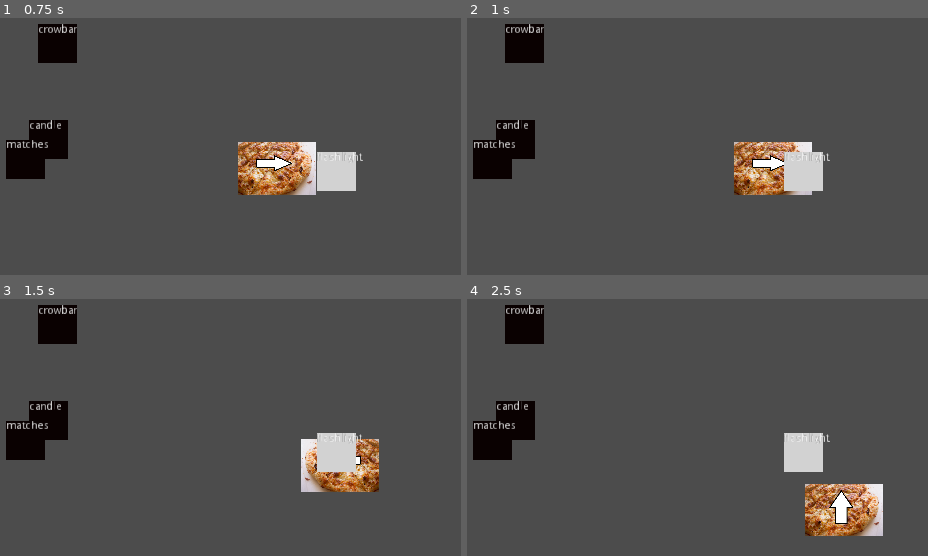
Above: before the commit, frames 1-4 (two rows, left to right).
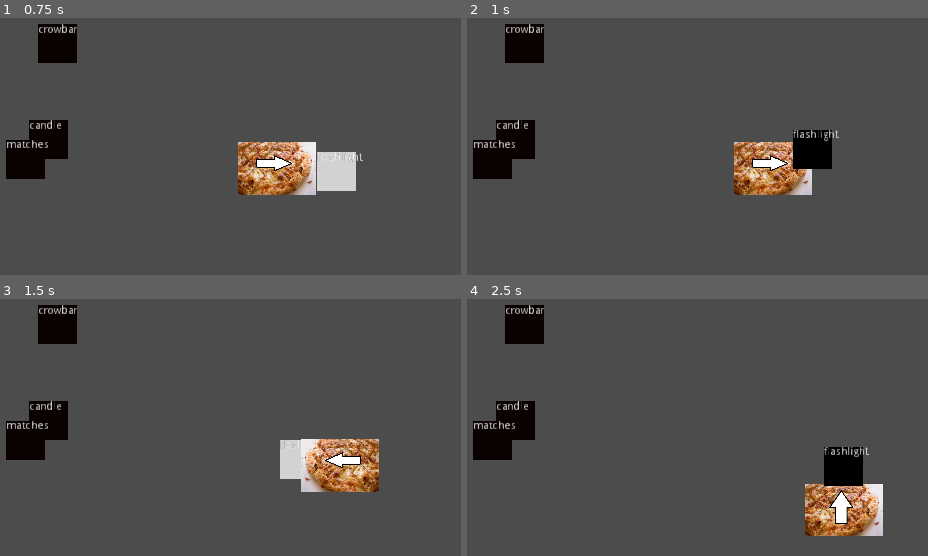
Above: after the commit, the same moments.

Repository: feyrkh/spook-encounters
Game: Godot game, scene res://scene/demo/pickThingsUpDemo.tscn
Two runs of this game, one before a commit and one after it. Both use one fixed random seed, a clock stepped at 60 frames per second and the inputs below. The project has no main scene, so this scene is started directly.
Inputs (mouse positions are in pixels of both pictures, inside the frame that each line leads up to):
- Up to frame 1 (0.75 s): tap Enter at 0.5 s; move the mouse to (outside the picture) at 0.52 s; hold D (p1_move_right) from 0.53 s (still down); tap Q (drop_held_item, bound only after the commit) at 0.6 s; click (outside the picture) at 0.67 s
- Up to frame 2 (1 s): keep holding D (p1_move_right); tap E (pickup_item, bound only after the commit) at 0.8 s
- Up to frame 3 (1.5 s): move the mouse to (142, 512) at 1.27 s; release D (p1_move_right) at 1.28 s; hold S (p1_move_down) from 1.28 s (still down); tap E (pickup_item, bound only after the commit) at 1.35 s
- Up to frame 4 (2.5 s): tap Q (drop_held_item, bound only after the commit) at 1.55 s; move the mouse to (849, 386) at 2.02 s; release S (p1_move_down) at 2.03 s; hold D (p1_move_right) from 2.03 s (still down); tap Tab (cycle_selected_item) at 2.1 s; tap E (pickup_item, bound only after the commit) at 2.3 s

Frame 1 is identical in both runs. In frame 2, 2.0% of the frame differs, in the area x 68-81%, y 43-68%; in frame 3, 2.0%; in frame 4, 2.6%, in the area x 68-88%, y 52-73%.

Commit message:
Inventory stuff
Highlight items when you get near, tab to select which item you care about, E to pick up an item/swap the item in your hand, Q to drop an item.

Diff:
--- a/project.godot
+++ b/project.godot
@@ -95,6 +95,16 @@
 "events": [ Object(InputEventKey,"resource_local_to_scene":false,"resource_name":"","device":0,"alt":false,"shift":false,"control":false,"meta":false,"command":false,"pressed":false,"scancode":16777218,"unicode":0,"echo":false,"script":null)
  ]
 }
+drop_held_item={
+"deadzone": 0.5,
+"events": [ Object(InputEventKey,"resource_local_to_scene":false,"resource_name":"","device":0,"alt":false,"shift":false,"control":false,"meta":false,"command":false,"pressed":false,"scancode":81,"unicode":0,"echo":false,"script":null)
+ ]
+}
+pickup_item={
+"deadzone": 0.5,
+"events": [ Object(InputEventKey,"resource_local_to_scene":false,"resource_name":"","device":0,"alt":false,"shift":false,"control":false,"meta":false,"command":false,"pressed":false,"scancode":69,"unicode":0,"echo":false,"script":null)
+ ]
+}
 
 [layer_names]
 
--- a/scene/demo/pickThingsUpDemo.tscn
+++ b/scene/demo/pickThingsUpDemo.tscn
@@ -5,17 +5,24 @@
 
 [node name="Node2D" type="Node2D"]
 
+[node name="ItemLayer" type="Node2D" parent="."]
+
+[node name="flashlight" parent="ItemLayer" instance=ExtResource( 2 )]
+position = Vector2( 557.648, 278.551 )
+
+[node name="crowbar" parent="ItemLayer" instance=ExtResource( 2 )]
+position = Vector2( 200.291, 114.441 )
+
+[node name="candle" parent="ItemLayer" instance=ExtResource( 2 )]
+position = Vector2( 188.993, 237.524 )
+
+[node name="matches" parent="ItemLayer" instance=ExtResource( 2 )]
+position = Vector2( 159.263, 262.497 )
+
 [node name="Player" parent="." instance=ExtResource( 1 )]
 position = Vector2( 453.465, 262.176 )
 
-[node name="flashlight" parent="." instance=ExtResource( 2 )]
-position = Vector2( 557.648, 278.551 )
+[node name="HeldItem" parent="Player" index="3"]
+itemLayer = NodePath("../../ItemLayer")
 
-[node name="crowbar" parent="." instance=ExtResource( 2 )]
-position = Vector2( 200.291, 114.441 )
-
-[node name="candle" parent="." instance=ExtResource( 2 )]
-position = Vector2( 188.993, 237.524 )
-
-[node name="matches" parent="." instance=ExtResource( 2 )]
-position = Vector2( 159.263, 262.497 )
+[editable path="Player"]
--- a/scene/items/basicItem.gd
+++ b/scene/items/basicItem.gd
@@ -23,3 +23,9 @@
 func removeItemInRangeHighlight():
 	itemInRange = false
 	updateHighlight()
+
+func onPickup():
+	$ItemPickupArea.monitorable = false
+
+func onDrop():
+	$ItemPickupArea.monitorable = true
--- a/scene/items/basicItem.tscn
+++ b/scene/items/basicItem.tscn
@@ -7,6 +7,7 @@
 extents = Vector2( 25.4773, 25.8857 )
 
 [node name="BasicItem" type="Node2D"]
+position = Vector2( -1.18921, 28.541 )
 script = ExtResource( 2 )
 
 [node name="placeholderImage" parent="." instance=ExtResource( 1 )]
--- a/scene/player/HeldItem.gd
+++ b/scene/player/HeldItem.gd
@@ -1,8 +1,43 @@
 extends Node2D
 
 # See also MouseRotationPlayerController.gd
+export(NodePath) var itemLayer # where to put items that are dropped
 enum {None, Left, DownLeft, Down, DownRight, Right, UpRight, Up, UpLeft}
-var facing = None
+var facing = Right
+var heldItem = null
+
+func _ready():
+	if itemLayer == null:
+		itemLayer = '../..'
+
+func _process(delta):
+	if Input.is_action_just_pressed('drop_held_item'): dropItem()
+
+func pickUpItem(item) -> bool:
+	if heldItem != null: return false
+	heldItem = item
+	if item == null: return false
+	if item.has_method('onPickup'):
+		item.onPickup()
+	var attachPoint:Node2D = getAttachPoint(facing)
+	if !attachPoint: return false
+	heldItem.get_parent().remove_child(heldItem)
+	attachPoint.add_child(heldItem)
+	heldItem.position = Vector2.ZERO
+	if item.has_method('onPickup'):
+		item.onPickup()
+	return true
+
+func dropItem() -> bool:
+	if heldItem == null: return false
+	heldItem.get_parent().remove_child(heldItem)
+
+	get_node(itemLayer).add_child(heldItem)
+	heldItem.global_position = getAttachPoint(facing).global_position + Vector2(rand_range(-5, 5), rand_range(20, 40))
+	if heldItem.has_method('onDrop'):
+		heldItem.onDrop()
+	heldItem = null
+	return true
 
 func _on_MoveController_facingChange(oldFacing, newFacing):
 	facing = newFacing
@@ -25,3 +60,8 @@
 		UpRight: return $UpRight
 		Up: return $Up
 		Down: return $Down
+
+
+func _on_ItemDetector_itemPickupRequested(newItem):
+	if heldItem: dropItem()
+	pickUpItem(newItem)
--- a/scene/player/ItemDetector.gd
+++ b/scene/player/ItemDetector.gd
@@ -1,4 +1,6 @@
 extends Area2D
+
+signal itemPickupRequested
 
 var itemsInRange = []
 var highlightedItem = null
@@ -6,6 +8,11 @@
 func _process(delta):
 	if Input.is_action_just_pressed("cycle_selected_item"):
 		cycleSelectedItem()
+	if Input.is_action_just_pressed("pickup_item"):
+		emit_signal("itemPickupRequested", highlightedItem)
+		highlightedItem = null
+		yield(get_tree().create_timer(0.01), "timeout")
+		updateHighlight()
 
 func cycleSelectedItem():
 	if itemsInRange.size() == 0: return
@@ -24,6 +31,8 @@
 	# if first item in line isn't highlighted already, highlight it
 	elif itemsInRange.size() > 0 and highlightedItem != itemsInRange[0]:
 		highlightedItem = itemsInRange[0]
+		var itemOwner = highlightedItem.get_parent()
+		itemOwner.move_child(highlightedItem, itemOwner.get_child_count())
 		if highlightedItem.has_method('addItemSelectedHighlight'):
 			print('adding highlight to ', highlightedItem.name)
 			highlightedItem.addItemSelectedHighlight()
--- a/scene/player/player.tscn
+++ b/scene/player/player.tscn
@@ -50,7 +50,7 @@
 height = 45.3058
 
 [node name="Player" type="KinematicBody2D"]
-position = Vector2( 491, 352 )
+position = Vector2( -2, -9 )
 collision_layer = 2
 
 [node name="AnimatedSprite" type="AnimatedSprite" parent="."]
@@ -110,3 +110,4 @@
 [connection signal="facingChange" from="MoveController" to="HeldItem" method="_on_MoveController_facingChange"]
 [connection signal="area_entered" from="ItemDetector" to="ItemDetector" method="_on_ItemDetector_area_entered"]
 [connection signal="area_exited" from="ItemDetector" to="ItemDetector" method="_on_ItemDetector_area_exited"]
+[connection signal="itemPickupRequested" from="ItemDetector" to="HeldItem" method="_on_ItemDetector_itemPickupRequested"]
